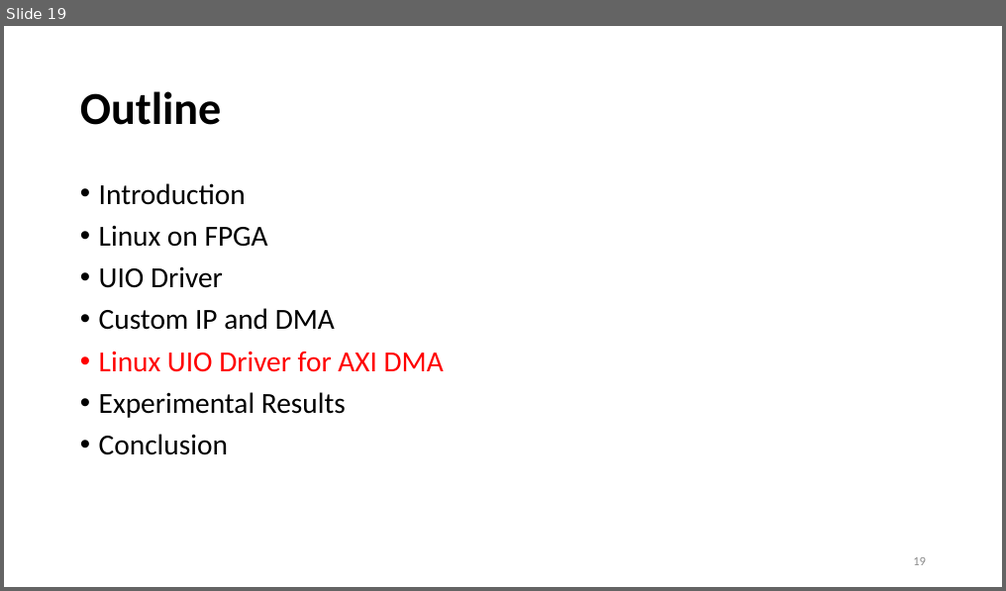
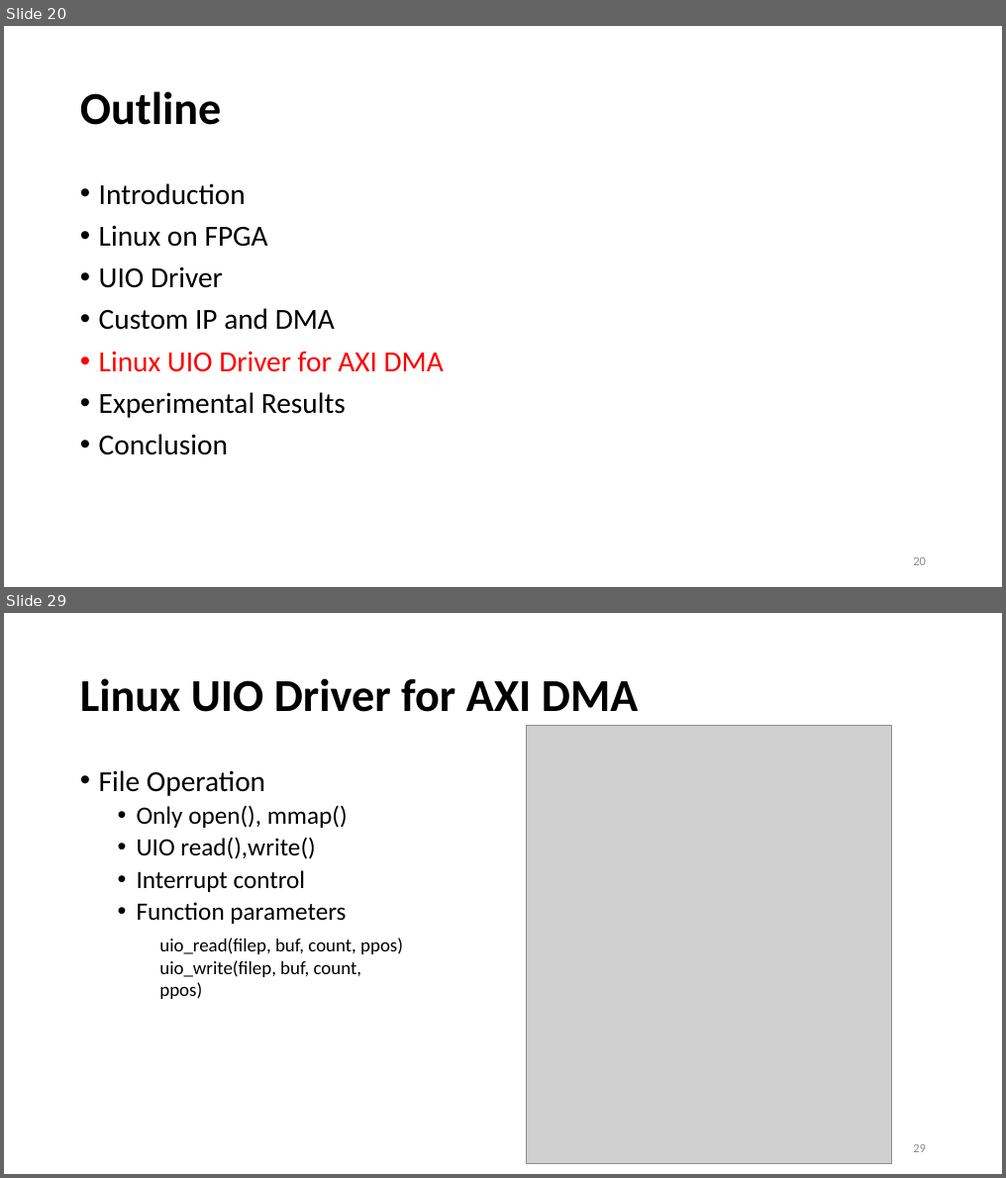
Before and after one commit to yllibliu/presentation, a slide deck: UIO.pptx. Shown one above the other, each under a label of ours: slide 19 before the commit, slides 20 and 29 after it; the slides between them are not shown. The pictures are 1006x591 and 1006x1178 pixels, drawn with LibreOffice and Linux fonts; fonts in the diff are those of the drawing; grey boxes stand for pictures. Boxes give left, top, right and bottom in pixels: in the first picture for what was removed or moved away, otherwise in the second. Text is boxed around its words. In the diff, an @@ line names an element or a change of style, - is before the commit and + after.

```diff
--- a/UIO.pptx
+++ b/UIO.pptx
@@ slide 29 added at (4,613,1002,1174), background #FFFFFF @@
@@ title added at (80,678,638,712), 44 pt, text #000000, bold @@
+Linux UIO Driver for AXI DMA
@@ picture added at (527,725,891,1164) @@
@@ text added at (99,770,348,924), 24 pt, text #000000 @@
+• File Operation
+  • Only open(), mmap()
+  • UIO read(),write()
+  • Interrupt control
+  • Function parameters
@@ text added at (159,938,403,977), 18 pt, text #000000 @@
+uio_read(filep, buf, count, ppos)
+uio_write(filep, buf, count, ppos)
@@ page number added at (913,1145,926,1153), 12 pt, text #8C8C8C @@
+29
@@ what was slide 19 is now slide 20 @@
@@ page number at (913,558,926,566): text changed @@
-19
+20
```
Also in this commit, not shown: 7 slides changed, 20 other slides added, 15 slides removed, 13 other files.
